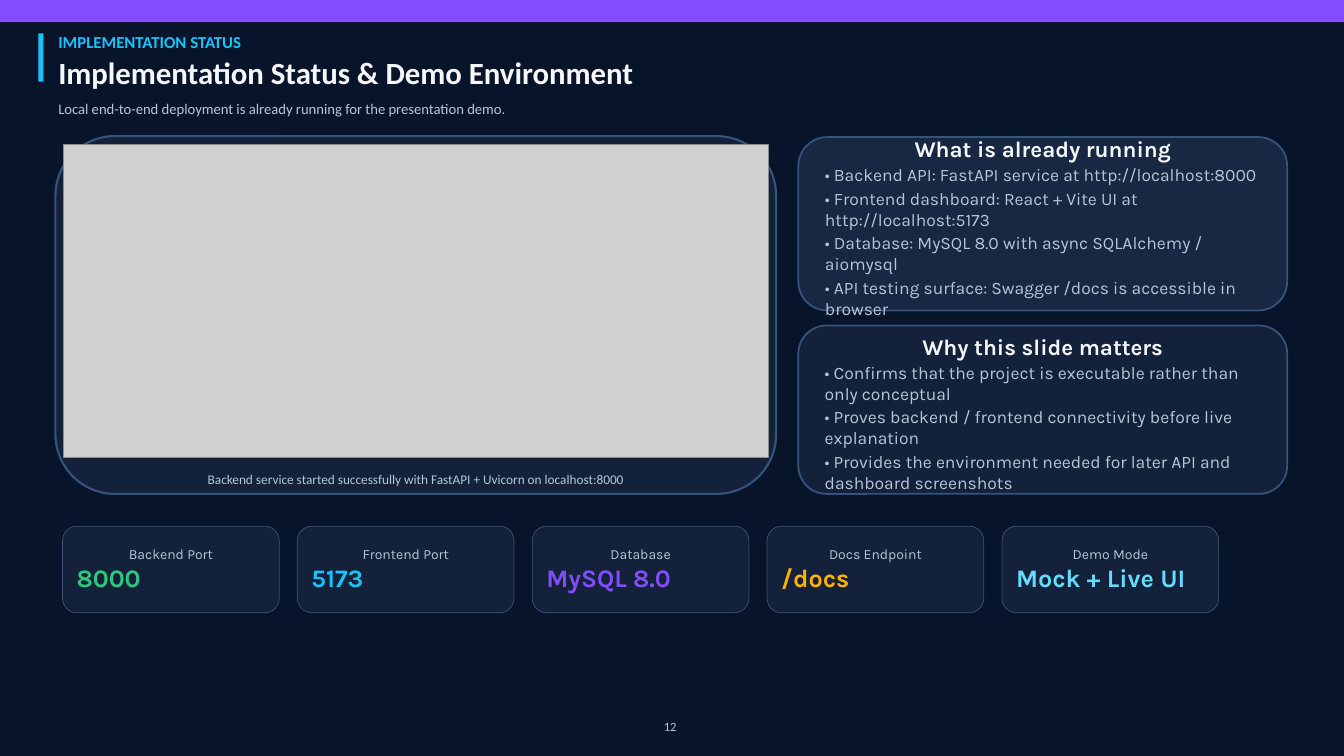
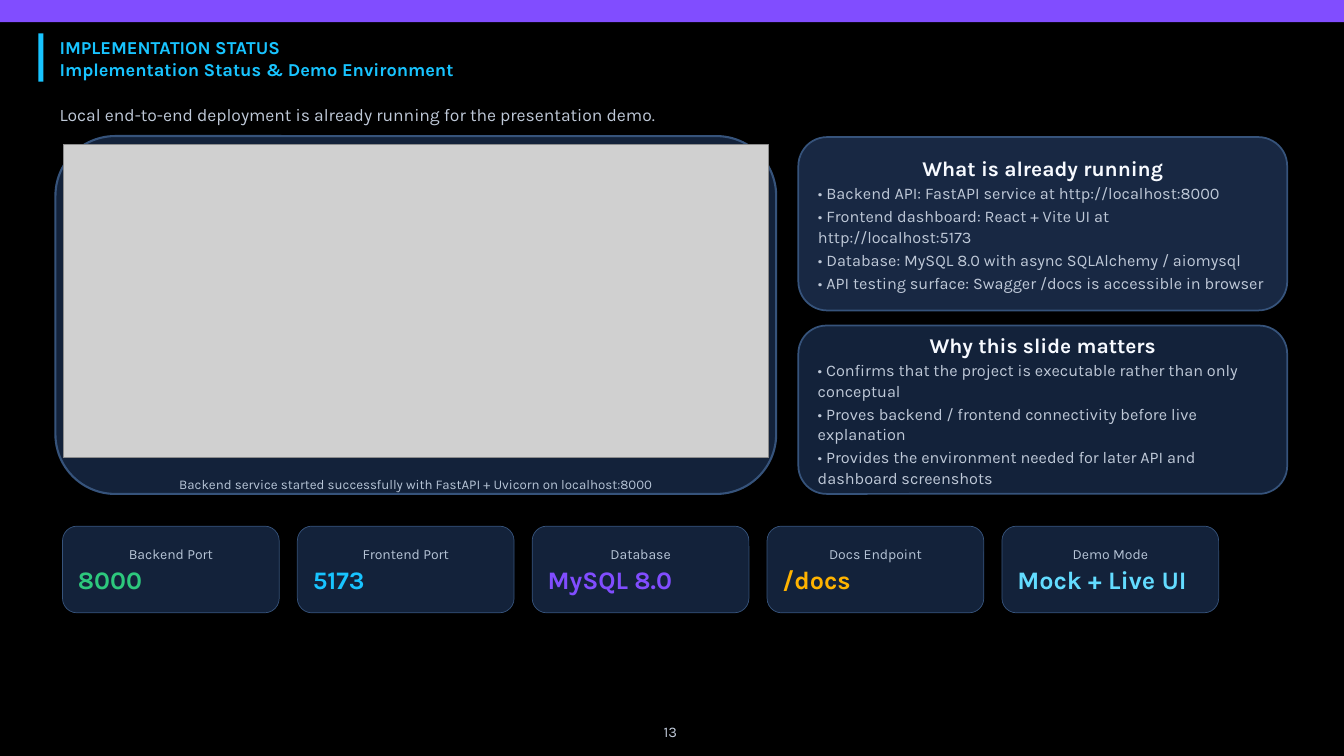
Before and after one commit to compass-rose/wallet-rpc-privacy, a slide deck: slide 13 of docs/Presentation_replaced_charts_v4.pptx (slide 12 before the commit). Drawn at 1344x756 pixels with LibreOffice and Linux fonts; fonts in the diff are those of the drawing; grey boxes stand for pictures. Boxes give left, top, right and bottom in pixels: in the first picture for what was removed or moved away, otherwise in the second. Text is boxed around its words. In the diff, an @@ line names an element or a change of style, - is before the commit and + after.

```diff
--- a/docs/Presentation_replaced_charts_v4.pptx
+++ b/docs/Presentation_replaced_charts_v4.pptx
@@ background #071429 to #000000 @@
@@ text "IMPLEMENTATION STATUS" at (60, 42, 280, 55): size 12 to 13 pt, font Calibri to Karla; line spacing 1 to 1.05 @@
@@ text "Implementation Status & Demo Environment" at (60, 63, 453, 81): size 22 to 13 pt, font Calibri to Karla, text colour #F5F7FA to #18C4FF; line spacing 1 to 1.05 @@
@@ text "Local end-to-end deployment is already ..." at (60, 109, 655, 126): size 10.5 to 12.5 pt, font Calibri to Karla, text colour #B7C5D7 to #BFC9D8; line spacing 1 to 1.05 @@
@@ rounded rectangle "What is already running" at (799, 137, 1288, 311): size 16 to 15 pt, text colour #F5F7FA to #F7FAFF in "What is already running"; size 12.5 to 11.6 pt, text colour #B7C5D7 to #BFC9D8; line spacing 1 to 1.05 @@
@@ rounded rectangle "Why this slide matters" at (799, 326, 1288, 494): size 16 to 15 pt, text colour #F5F7FA to #F7FAFF in "Why this slide matters"; size 12.5 to 11.6 pt, text colour #B7C5D7 to #BFC9D8; line spacing 1 to 1.05 @@
@@ text "Backend service started successfully with ..." at (179, 480, 652, 492): font Calibri to Karla; line spacing 1 to 1.05 @@
@@ line spacing 1 to 1.05 in 5 elements at (63, 526, 279, 613), (297, 526, 514, 613), (532, 526, 749, 613), (767, 526, 984, 613), (1002, 526, 1219, 613) @@
@@ text at (664, 727, 677, 737): text changed; size 9 to 10.5 pt; font Calibri to Karla; text colour #B7C5D7 to #BFC9D8 @@
-12
+13
```
Also in this commit, not shown: 3 other slides changed, 1 slide added.
